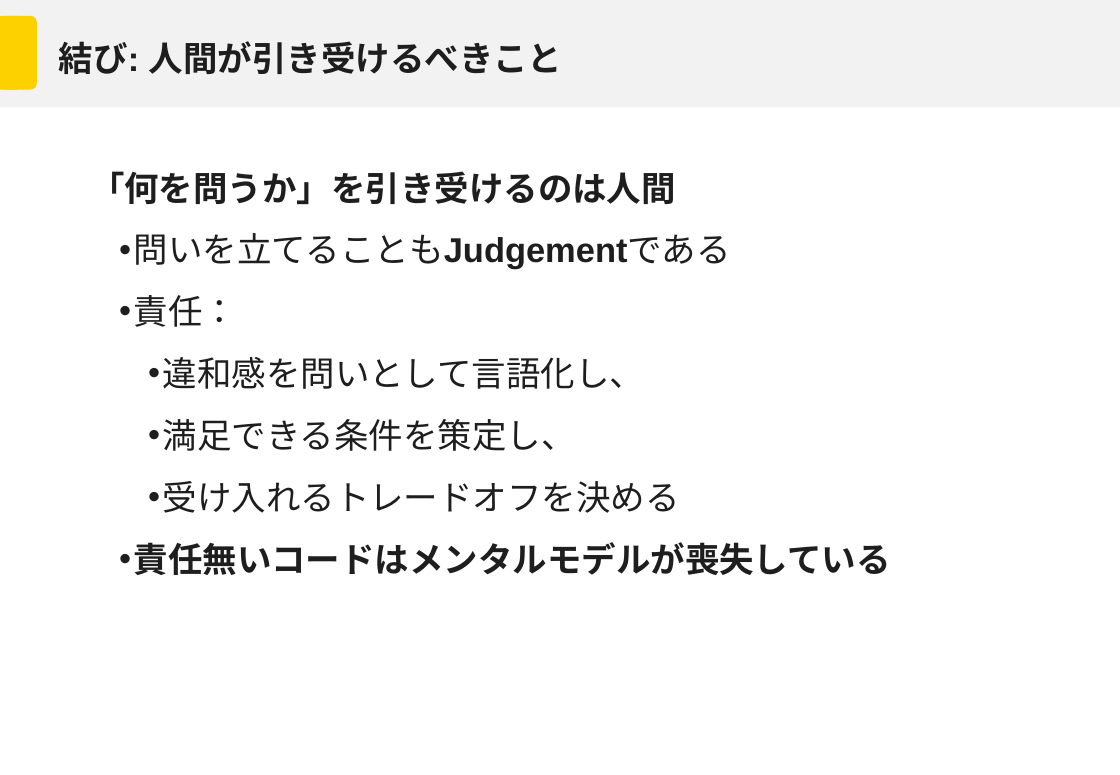
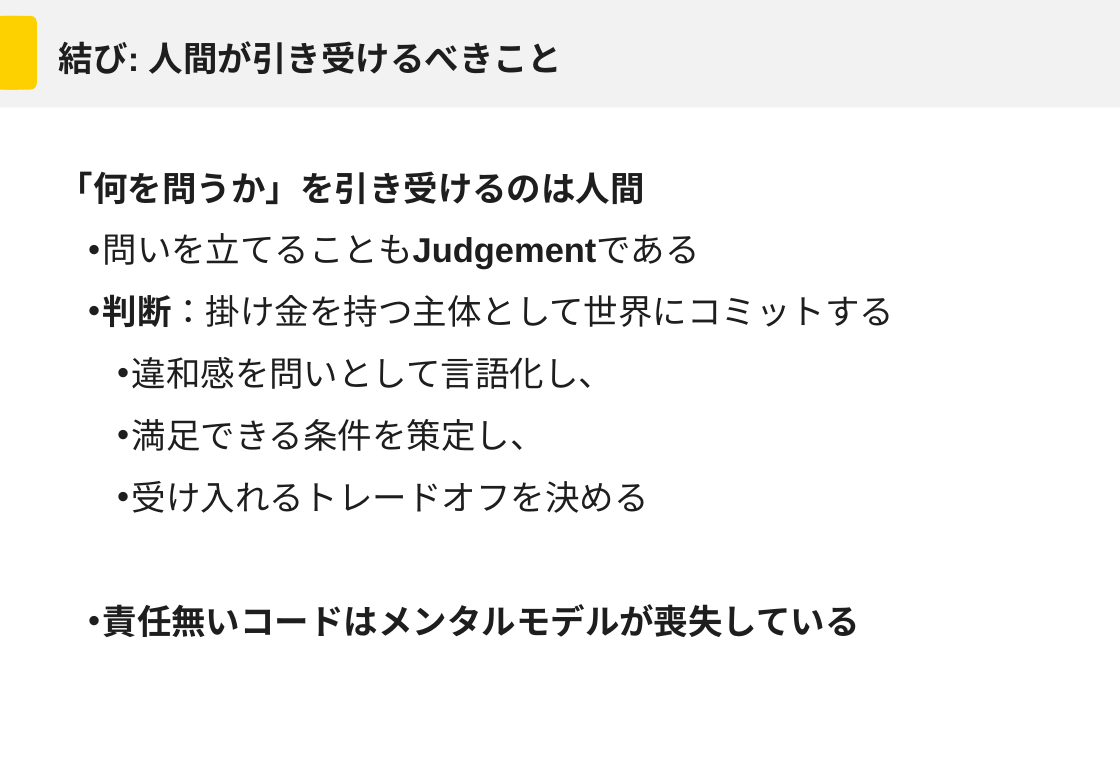
Before and after one commit to Mori-Taiki/Presentation, a slide deck: slide 29 of TechMeeting202604/techmeeting20260406.pptx (slide 25 before the commit). Drawn at 1120x775 pixels with LibreOffice and Linux fonts; fonts in the diff are those of the drawing; background and template pictures are left out. Boxes give left, top, right and bottom in pixels: in the first picture for what was removed or moved away, otherwise in the second. Text is boxed around its words. In the diff, an @@ line names an element or a change of style, - is before the commit and + after.

```diff
--- a/TechMeeting202604/techmeeting20260406.pptx
+++ b/TechMeeting202604/techmeeting20260406.pptx
@@ text "「何を問うか」を引き受けるのは人間": place and size @@
-text "「何を問うか」を引き受けるのは人間" at [90, 171, 891, 575]
+text "「何を問うか」を引き受けるのは人間" at [59, 171, 895, 637]
@@ text at [103, 294, 895, 327]: text changed @@
-  • 責任：
+  • 判断：掛け金を持つ主体として世界にコミットする
```
Also in this commit, not shown: 3 other slides changed, 9 slides added, 7 slides removed, 2 other files.
